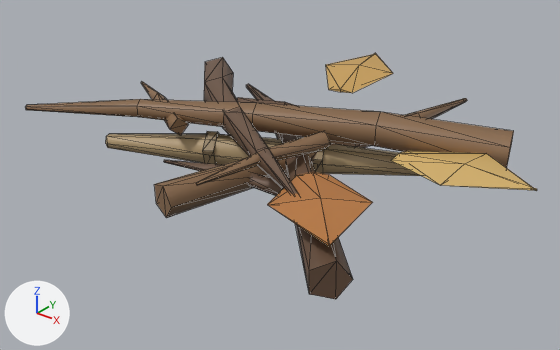
Two versions of the glTF model godot/art/models/flora/twig_pile_b.glb, one commit apart.
The view is the same before and after, from a 50 mm camera at (4.64, -6.19, 3.66) aimed at (-0.2, -0.14, -0.09). Every picture has the same lights, and +X, +Y and +Z are marked at lower left. The picture after the commit comes second. Mesh edges are drawn as thin lines.

The first picture shows 'leaf_nl', 'stem'.
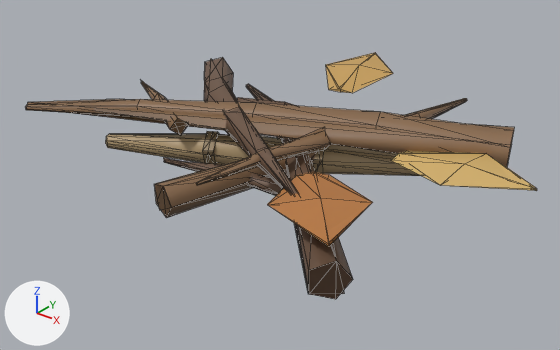
The edits, one by one:
Mesh me_body__far is new.
It has 180 vertices, 173 faces and spans x -2.7..2.6, y -2.03..2.62, z 0.03..0.77.
It uses material mat_defaultmaterial.
Object 'body__far' (ob_body__far) is new; it shows me_body__far.
Its location is (0.0, 0.0, 0.0).

Where the change shows, as pixel boxes (x1, y1, x2, y2) in the pictures (560 x 350 px):
'body__far', added
    after: (27, 53, 536, 294)
